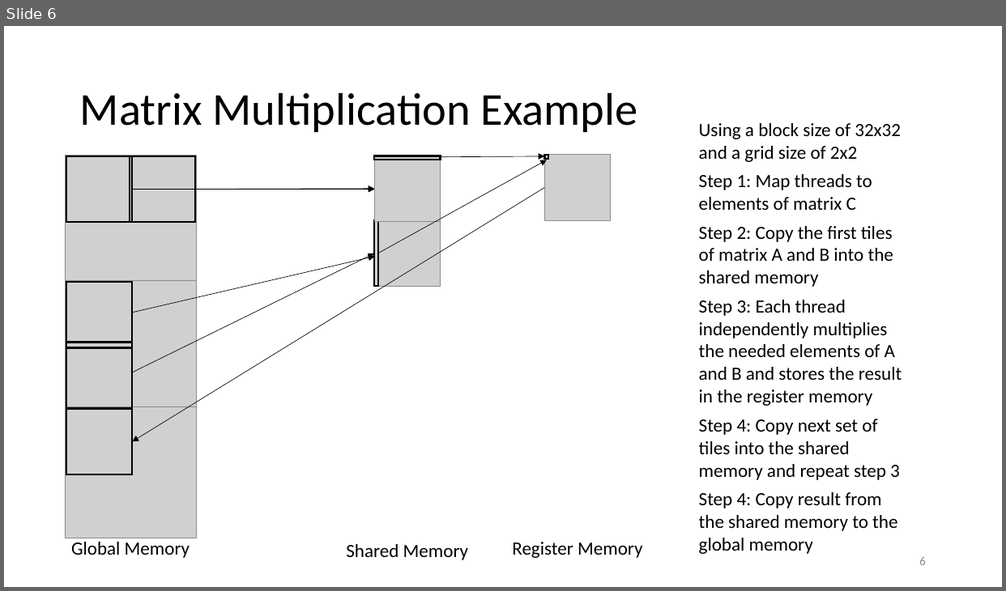
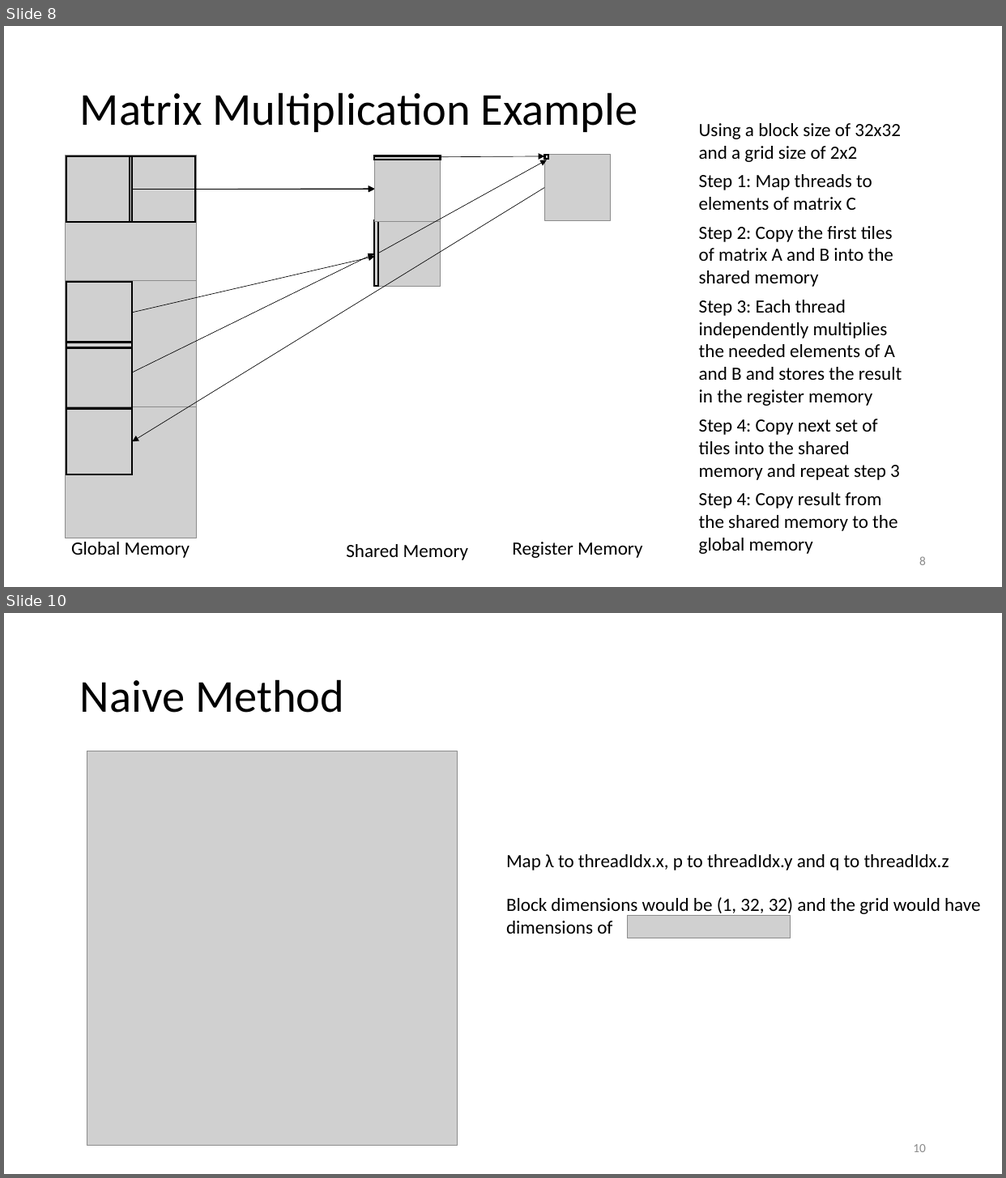
Before and after one commit to d-henness/thesis, a slide deck: defence_pres.pptx. Shown one above the other, each under a label of ours: slide 6 before the commit, slides 8 and 10 after it; the slides between them are not shown. The pictures are 1006x591 and 1006x1178 pixels, drawn with LibreOffice and Linux fonts; fonts in the diff are those of the drawing; grey boxes stand for pictures. Boxes give left, top, right and bottom in pixels: in the first picture for what was removed or moved away, otherwise in the second. Text is boxed around its words. In the diff, an @@ line names an element or a change of style, - is before the commit and + after.

```diff
--- a/defence_pres.pptx
+++ b/defence_pres.pptx
@@ slide 10 added at bbox=[4, 613, 1002, 1174], background #FFFFFF @@
@@ title added at bbox=[80, 679, 344, 713], 44 pt, text #000000 @@
+Naive Method
@@ picture added at bbox=[87, 752, 457, 1145] @@
@@ text added at bbox=[506, 854, 949, 871], 18 pt, text #000000 @@
+Map λ to threadIdx.x, p to threadIdx.y and q to threadIdx.z
@@ text added at bbox=[506, 897, 981, 934], 18 pt, text #000000 @@
+Block dimensions would be (1, 32, 32) and the grid would have
+dimensions of
@@ picture added at bbox=[628, 915, 791, 939] @@
@@ page number added at bbox=[913, 1144, 926, 1152], 12 pt, text #8C8C8C @@
+10
@@ what was slide 6 is now slide 8 @@
@@ page number at bbox=[919, 557, 926, 565]: text changed @@
-6
+8
```
Also in this commit, not shown: 8 other slides added, 1 other file.
